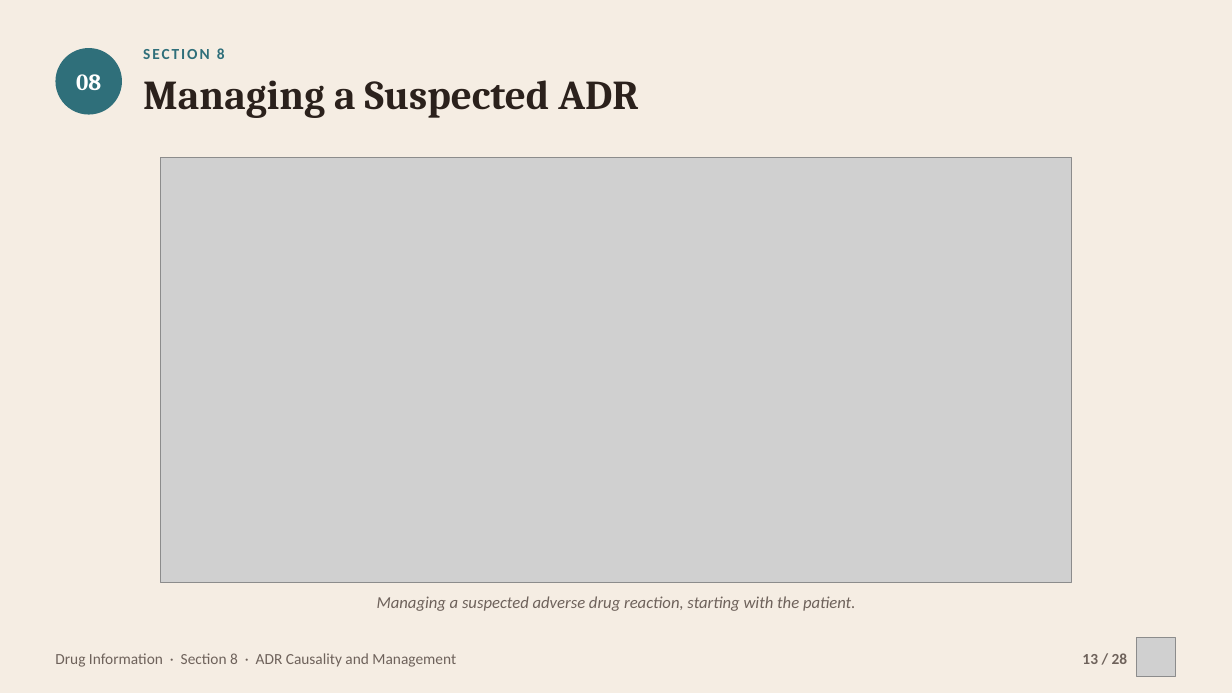
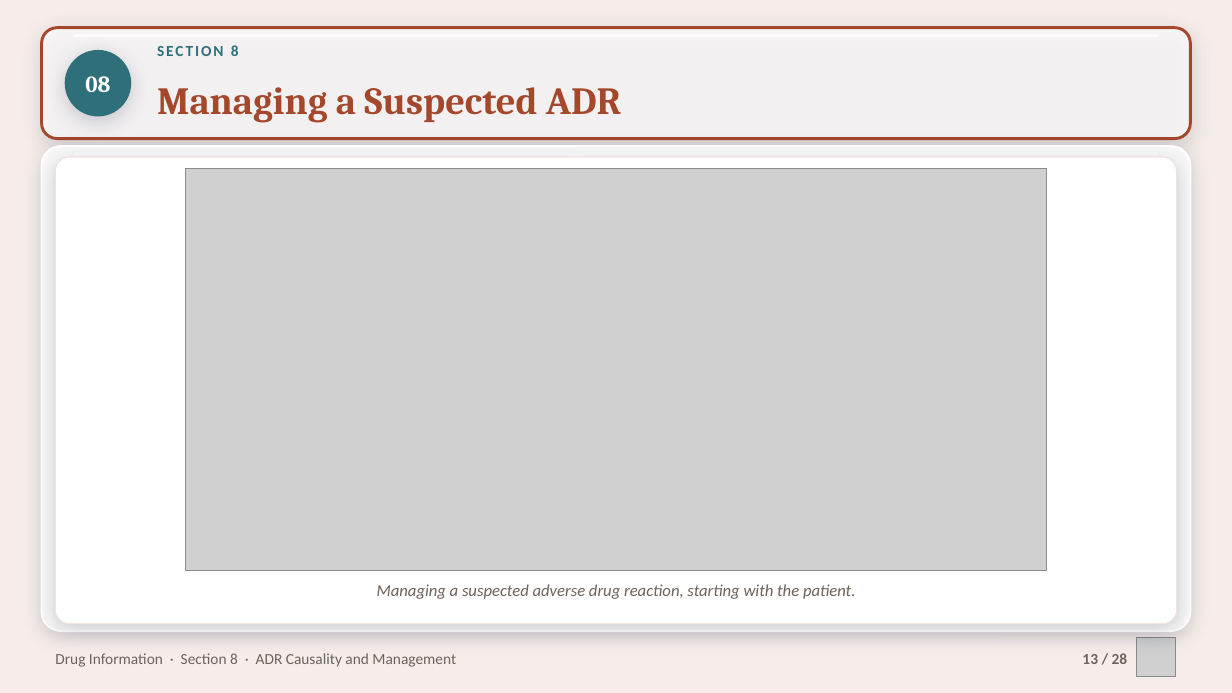
Before and after one commit to drrefaat18-ops/yasser, a slide deck: slide 13 of projects/drug-information-practical/slides/ch08-adr-causality-management.pptx. Drawn at 1232x693 pixels with LibreOffice and Linux fonts; fonts in the diff are those of the drawing; grey boxes stand for pictures; background and template pictures are left out. Boxes give left, top, right and bottom in pixels: in the first picture for what was removed or moved away, otherwise in the second. Text is boxed around its words. In the diff, an @@ line names an element or a change of style, - is before the commit and + after.

```diff
--- a/projects/drug-information-practical/slides/ch08-adr-causality-management.pptx
+++ b/projects/drug-information-practical/slides/ch08-adr-causality-management.pptx
@@ background #F5EDE3 to picture (left out) @@
@@ rounded rectangle added at (42,28,1190,139), fill #FFFFFF at 70% opacity, outline #A4472B 2.25 pt @@
@@ ellipse "08": place and size @@
-ellipse "08" at (55,48,122,115)
+ellipse "08" at (65,50,131,116)
@@ ellipse "08" at (65,50,131,116): shadow on @@
@@ rounded rectangle added at (74,34,1158,38), fill #FFFFFF at 85% opacity @@
@@ text "SECTION 8": place and size @@
-text "SECTION 8" at (143,48,225,59)
+text "SECTION 8" at (157,45,239,56)
@@ text "Managing a Suspected ADR": place and size @@
-text "Managing a Suspected ADR" at (143,80,638,118)
+text "Managing a Suspected ADR" at (157,87,621,123)
@@ text "Managing a Suspected ADR" at (157,87,621,123): size 32 to 30 pt, text colour #2B211C to #A4472B; vertical alignment top to middle @@
@@ rounded rectangle added at (42,146,1190,631), fill #FFFFFF at 84% opacity, outline #FFFFFF 1.5 pt @@
@@ rounded rectangle added at (55,157,1177,624), fill #FFFFFF, outline #F1E3DF 0.75 pt @@
@@ rounded rectangle added at (74,152,1158,156), fill #FFFFFF at 85% opacity @@
@@ picture: place and size @@
-picture at (161,157,1072,582)
+picture at (186,168,1047,570)
@@ text "Managing a suspected adverse drug ...": place and size @@
-text "Managing a suspected adverse drug ..." at (377,596,856,611)
+text "Managing a suspected adverse drug ..." at (377,584,856,599)
```
Also in this commit, not shown: 25 other slides changed, 13 other files.
